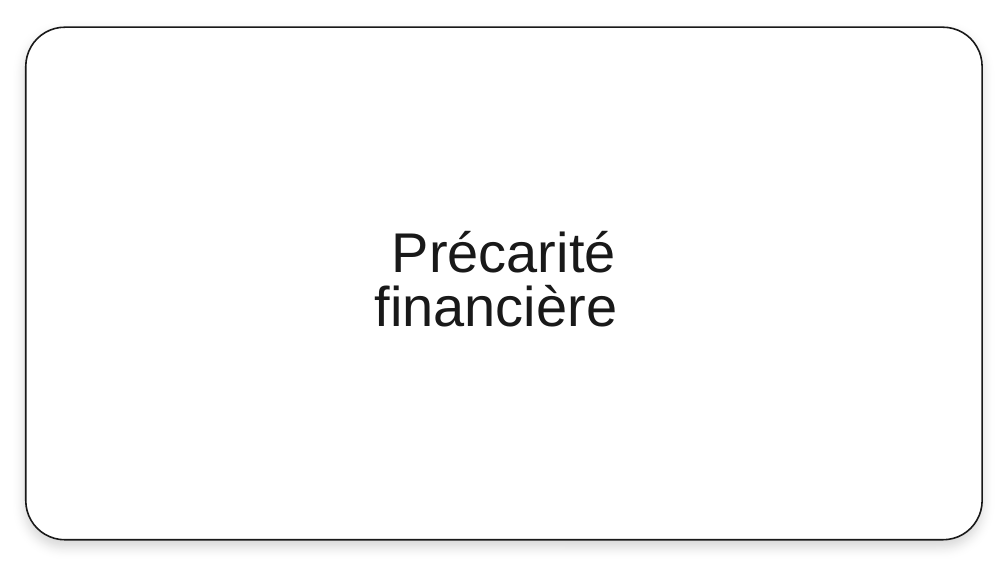
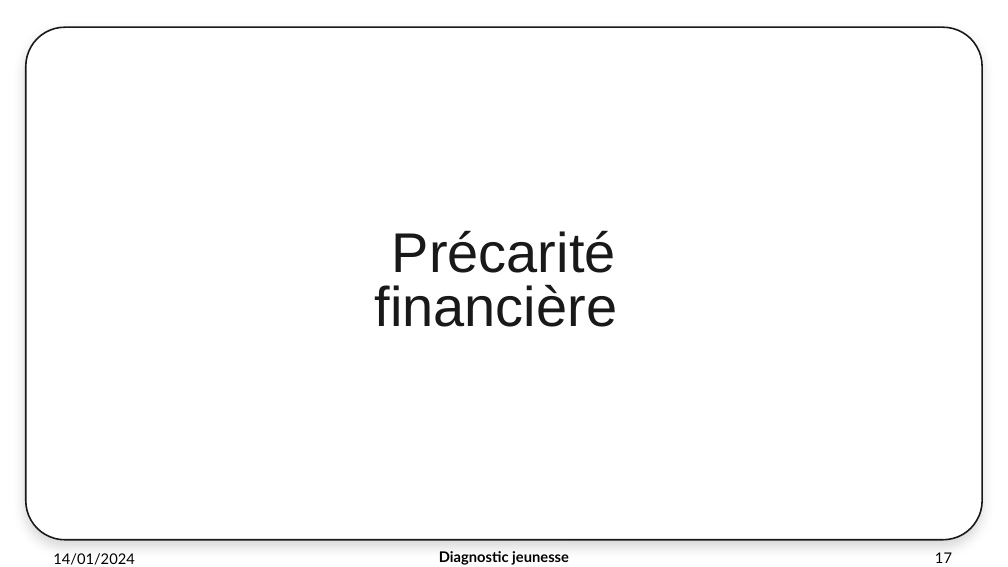
Before and after one commit to thibaud-ritzenthaler/diagnostic-de-territoire-M2, a slide deck: slide 17 of render/EurometropoleQPV.pptx (slide 8 before the commit). Drawn at 1008x567 pixels with LibreOffice and Linux fonts; fonts in the diff are those of the drawing; background and template pictures are left out. Boxes give left, top, right and bottom in pixels: in the first picture for what was removed or moved away, otherwise in the second. Text is boxed around its words. In the diff, an @@ line names an element or a change of style, - is before the commit and + after.

```diff
--- a/render/EurometropoleQPV.pptx
+++ b/render/EurometropoleQPV.pptx
@@ text added at [53, 553, 135, 565], 14 pt, text #000000 @@
+14/01/2024
@@ text added at [439, 551, 569, 565], 14 pt, text #000000, bold @@
+Diagnostic jeunesse
@@ page number added at [935, 552, 952, 563], 14 pt, text #000000 @@
+17
```
Also in this commit, not shown: 5 other slides changed, 14 slides added, 3 slides removed, 8 other files.
